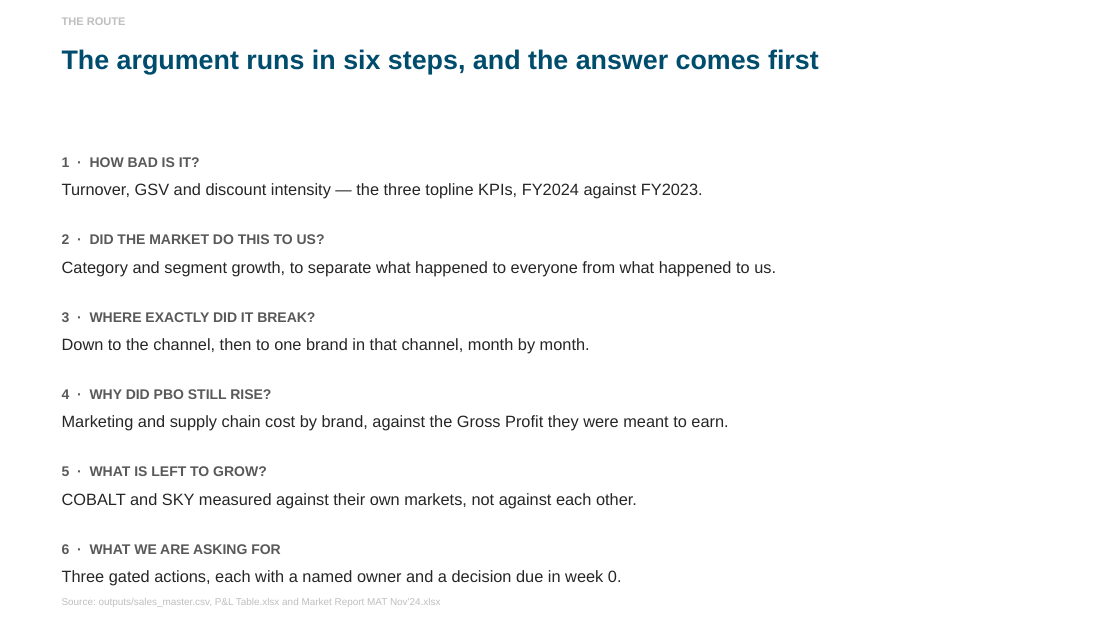
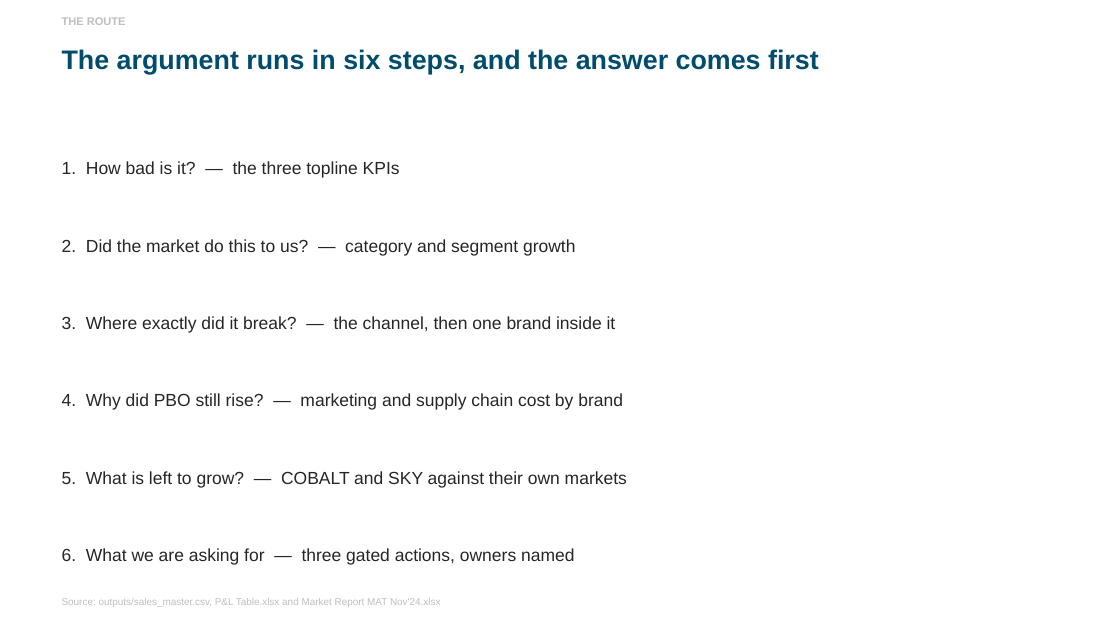
Before and after one commit to tomtran-786/Unisweet---Sales-and-Financial-Analysis, a slide deck: slide 2 of outputs/deck/UniSweet-FY2024-Review.pptx. Drawn at 1120x630 pixels with LibreOffice and Linux fonts; fonts in the diff are those of the drawing. Boxes give left, top, right and bottom in pixels: in the first picture for what was removed or moved away, otherwise in the second. Text is boxed around its words. In the diff, an @@ line names an element or a change of style, - is before the commit and + after.

```diff
--- a/outputs/deck/UniSweet-FY2024-Review.pptx
+++ b/outputs/deck/UniSweet-FY2024-Review.pptx
@@ text at [62,161,400,178]: text changed; size 12 to 15 pt; text colour #595959 to #262626; bold off @@
-1 · HOW BAD IS IT?
+1. How bad is it? — the three topline KPIs
@@ text removed at [62,183,703,199] @@
-Turnover, GSV and discount intensity — the three topline KPIs, FY2024 against FY2023.
@@ text at [62,239,575,256]: text changed; size 12 to 15 pt; text colour #595959 to #262626; bold off @@
-2 · DID THE MARKET DO THIS TO US?
+2. Did the market do this to us? — category and segment growth
@@ text removed at [62,261,776,276] @@
-Category and segment growth, to separate what happened to everyone from what happened to us.
@@ text at [62,316,616,333]: text changed; size 12 to 15 pt; text colour #595959 to #262626; bold off @@
-3 · WHERE EXACTLY DID IT BREAK?
+3. Where exactly did it break? — the channel, then one brand inside it
@@ text removed at [62,338,590,354] @@
-Down to the channel, then to one brand in that channel, month by month.
@@ text at [62,393,623,410]: text changed; size 12 to 15 pt; text colour #595959 to #262626; bold off @@
-4 · WHY DID PBO STILL RISE?
+4. Why did PBO still rise? — marketing and supply chain cost by brand
@@ text removed at [62,415,728,431] @@
-Marketing and supply chain cost by brand, against the Gross Profit they were meant to earn.
@@ text at [62,471,627,488]: text changed; size 12 to 15 pt; text colour #595959 to #262626; bold off @@
-5 · WHAT IS LEFT TO GROW?
+5. What is left to grow? — COBALT and SKY against their own markets
@@ text removed at [62,493,637,508] @@
-COBALT and SKY measured against their own markets, not against each other.
@@ text at [62,548,574,565]: text changed; size 12 to 15 pt; text colour #595959 to #262626; bold off @@
-6 · WHAT WE ARE ASKING FOR
+6. What we are asking for — three gated actions, owners named
@@ text removed at [62,570,622,586] @@
-Three gated actions, each with a named owner and a decision due in week 0.
```
Also in this commit, not shown: 1 other slide changed, 3 other files.
